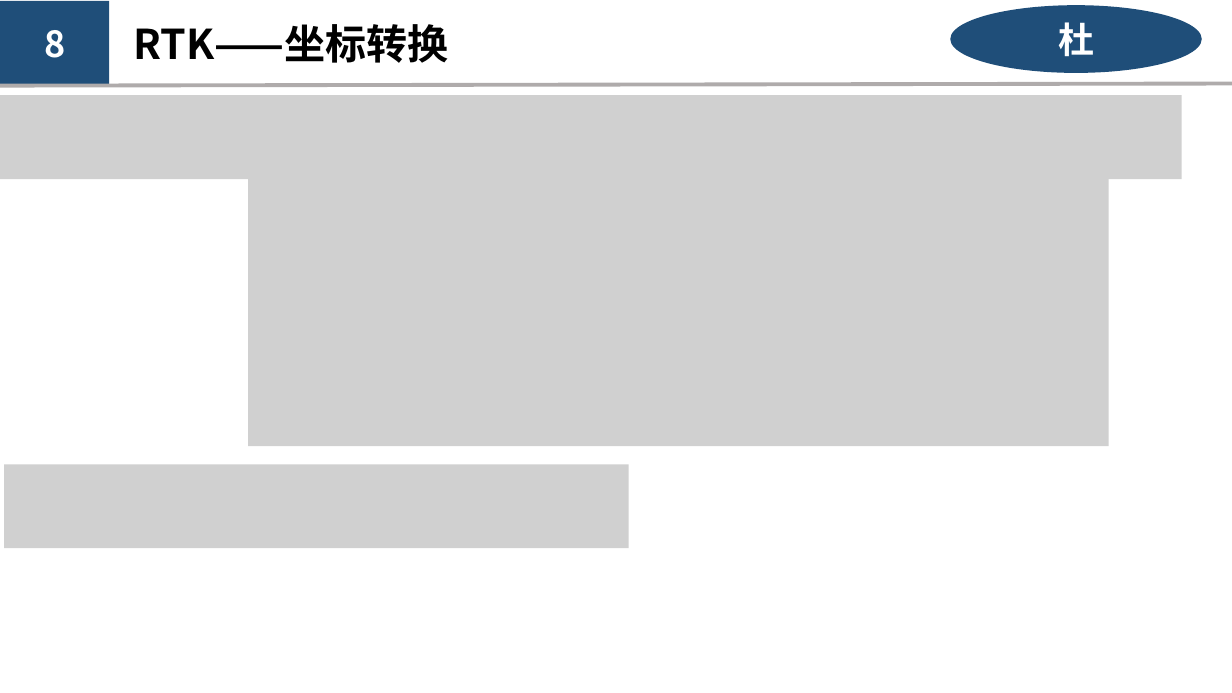
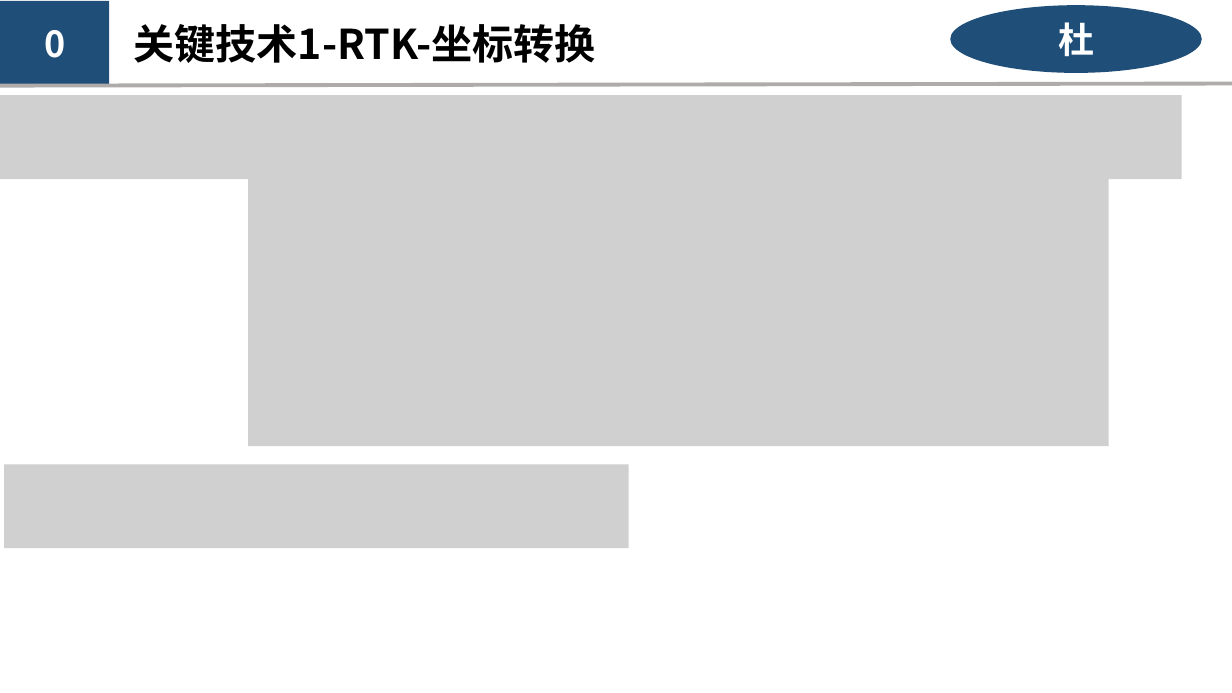
Before and after one commit to kashima19960/ppt-summary, a slide deck: slide 16 of du/RTK-Du.pptx (slide 11 before the commit). Drawn at 1232x693 pixels with LibreOffice and Linux fonts; fonts in the diff are those of the drawing; grey boxes stand for pictures. Boxes give left, top, right and bottom in pixels: in the first picture for what was removed or moved away, otherwise in the second. Text is boxed around its words. In the diff, an @@ line names an element or a change of style, - is before the commit and + after.

```diff
--- a/du/RTK-Du.pptx
+++ b/du/RTK-Du.pptx
@@ text at (133,24,595,63): text changed @@
-RTK——坐标转换
+关键技术1-RTK-坐标转换
@@ text in rectangle at (44,30,65,58): text changed @@
-8
+0
```
Also in this commit, not shown: 7 other slides changed, 8 slides added, 3 slides removed, 2 other files.
